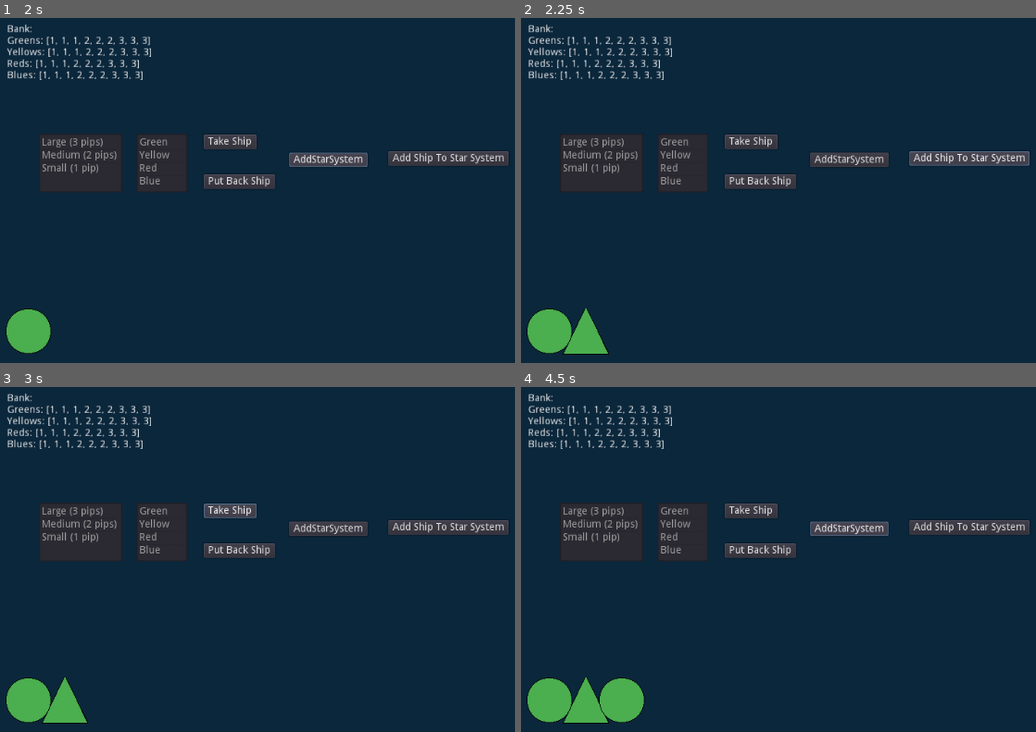
Above: before the commit, frames 1-4 (two rows, left to right).
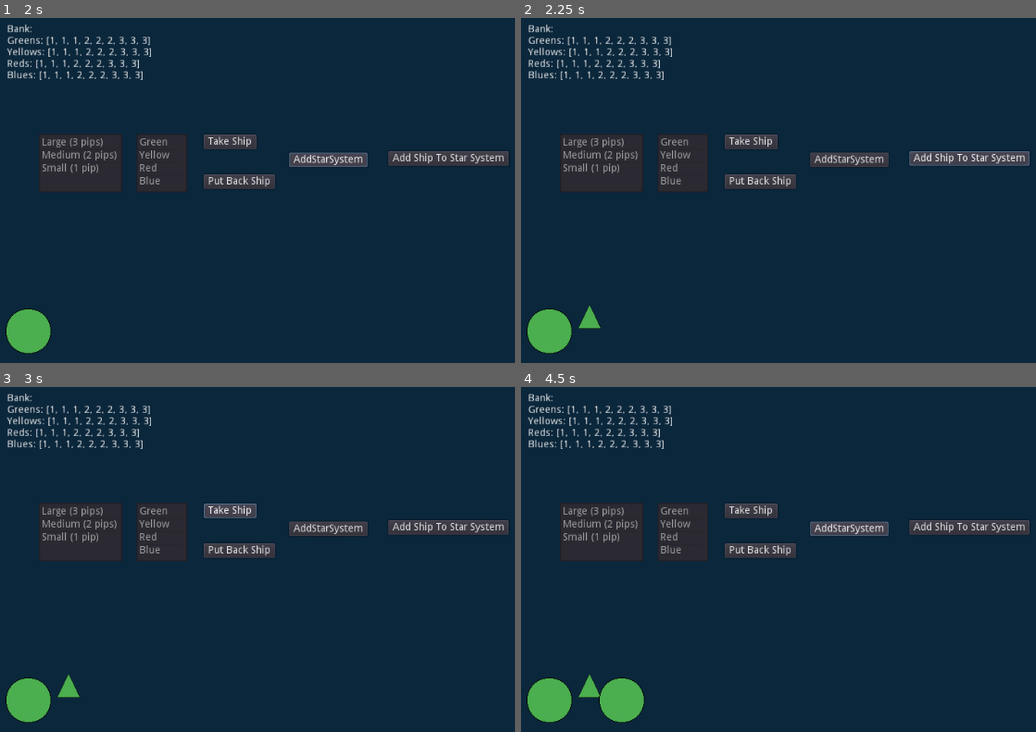
Above: after the commit, the same moments.

Repository: hamzasclone2/homeworlds
Game: Godot game, scene res://Scenes/MainMenu.tscn
Two runs of this game, one before a commit and one after it. Both use one fixed random seed, a clock stepped at 60 frames per second and the inputs below.
Inputs:
- Up to frame 1 (2 s): click "Play" at 0.5 s; click "AddStarSystem" at 1.25 s
- Up to frame 2 (2.25 s): click "Add Ship To Star System" at 2 s
- Up to frame 3 (3 s): click "Take Ship" at 2.75 s
- Up to frame 4 (4.5 s): click "Take Ship" at 3.5 s; click "AddStarSystem" at 4.25 s

Frame 1 is identical in both runs. In frame 2, 0.6% of the frame differs, in the area x 8-18%, y 83-98%; in frame 3, 0.6%; in frame 4, 0.6%.

Commit message:
spaceships show up in order next to starsystem when created

Diff:
--- a/Scenes/MainMenu.tscn
+++ b/Scenes/MainMenu.tscn
@@ -10,7 +10,7 @@
 "_edit_use_anchors_": false
 }
 
-[node name="ColorRect" type="ColorRect" parent="."]
+[node name="Background" type="ColorRect" parent="."]
 anchor_right = 1.0
 anchor_bottom = 1.0
 color = Color( 0.0470588, 0.156863, 0.239216, 1 )
--- a/Scenes/SpaceShip.tscn
+++ b/Scenes/SpaceShip.tscn
@@ -7,6 +7,7 @@
 [ext_resource path="res://Images/redStarship.png" type="Texture" id=5]
 
 [node name="SpaceShip" type="Node2D"]
+scale = Vector2( 0.5, 0.5 )
 script = ExtResource( 1 )
 
 [node name="GreenSprite" type="Sprite" parent="."]
--- a/Scripts/StarSystem.gd
+++ b/Scripts/StarSystem.gd
@@ -2,13 +2,15 @@
 
 var color
 var size
-var spaceShipXPos = 50
 var isHovering = false
 var isSelected = false
 onready var GreenSprite = get_node("GreenSprite")
 onready var YellowSprite = get_node("YellowSprite")
 onready var RedSprite = get_node("RedSprite")
 onready var BlueSprite = get_node("BlueSprite")
+
+var numSpaceShips = 0
+var spaceShipX = 55
 
 func setup(inputColor, inputSize):
 	color = inputColor
@@ -41,13 +43,16 @@
 		print(isSelected)
 
 func addSpaceShip(inputColor, inputSize):
+	numSpaceShips += 1
 	var spaceShip = load("Scenes/SpaceShip.tscn").instance()
 	add_child(spaceShip)
 	spaceShip.setup(inputColor, inputSize)
 
-	spaceShip.position = Vector2(spaceShipXPos, 0)
-	spaceShipXPos += 50
-
+	if(numSpaceShips % 2 == 1):
+		spaceShip.position = Vector2(spaceShipX, -20)
+	elif(numSpaceShips % 2 == 0):
+		spaceShip.position = Vector2(spaceShipX, 20)
+		spaceShipX += 35
 func _on_Area2D_mouse_entered():
 	isHovering = true
 
